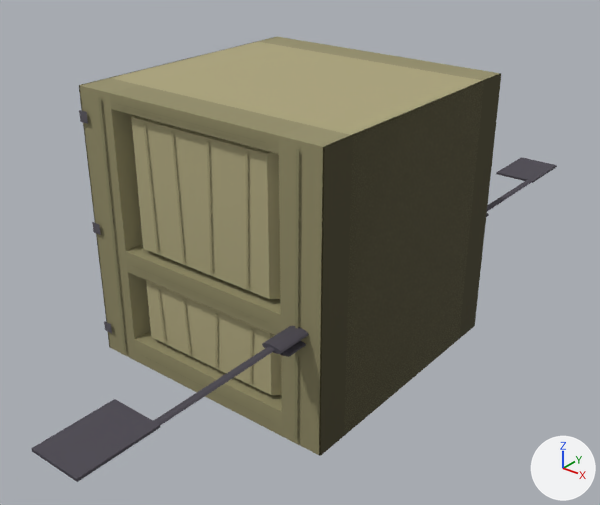
The glTF model assets/models/props/door_leaf_mid.glb as it was, and as the next commit left it.
The view is the same before and after, from a 50 mm lens placed at (1.73, -2.14, 1.19), pointed at (0.04, -0.03, -0.12). The lights are fixed; the arrows at lower right show +X, +Y and +Z. The first picture is the older version. Vertices at exactly the same position are counted once.

The first picture shows 'door_leaf_mid'.
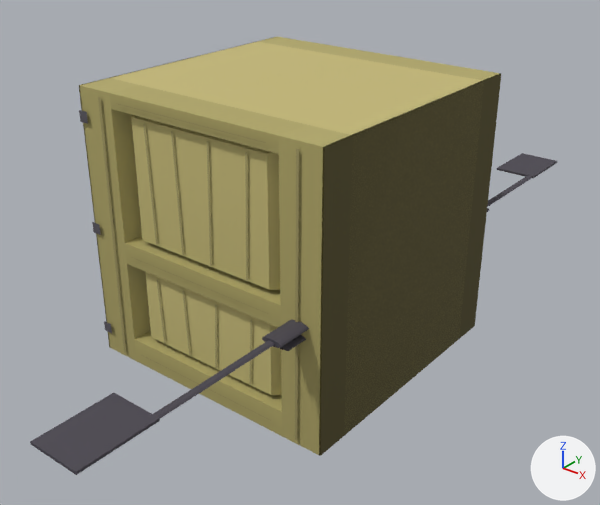
Edits to the scene script, one JSON object a line:
```json
{"block": "me_door_leaf_mid", "where": "me_door_leaf_mid.from_pydata(...)  # 448 vertices, 494 faces; spans x -0.53..0.5, y -1.31..1.31, z -0.5..0.5"}
{"block": "me_door_leaf_mid", "where": "# used by ob_door_leaf_mid; location = (0.0, 0.0, 0.0)"}
{"block": "me_door_leaf_mid", "change": "me_door_leaf_mid part 1: the loose piece of 12 vertices spanning x -0.35..0.35, y -0.5..-0.38, z -0.13..0.45 is scaled about its middle by (1, 1, 0.938), then moved by (0.0, 0.0, 0.02)"}
{"block": "me_door_leaf_mid", "change": "me_door_leaf_mid part 2: the loose piece of 4 vertices spanning x -0.31..0.31, y -0.51, z -0.09 is moved by (0.0, 0.0, 0.03)"}
{"block": "me_door_leaf_mid", "change": "me_door_leaf_mid part 3: the loose piece of 28 vertices spanning x 0.38..0.45, y -0.62..-0.5, z -0.09..-0.07 is moved by (0.0, 0.0, 0.02)"}
{"block": "me_door_leaf_mid", "change": "me_door_leaf_mid part 4: the loose piece of 12 vertices spanning x 0.4..0.43, y -1.19..-0.62, z -0.08 is moved by (0.0, 0.0, 0.02)"}
{"block": "me_door_leaf_mid", "change": "me_door_leaf_mid part 5: the loose piece of 8 vertices spanning x 0.26..0.43, y -1.31..-1.06, z -0.08 is moved by (0.0, 0.0, 0.02)"}
{"block": "me_door_leaf_mid", "change": "me_door_leaf_mid part 6: the loose piece of 24 vertices spanning x 0.39..0.44, y -0.57..-0.5, z -0.13..-0.11 is moved by (0.0, 0.0, 0.02)"}
{"block": "me_door_leaf_mid", "change": "me_door_leaf_mid part 7: the loose piece of 12 vertices spanning x 0.4..0.43, y 0.62..1.19, z -0.08 is moved by (0.0, 0.0, 0.02)"}
{"block": "me_door_leaf_mid", "change": "me_door_leaf_mid part 8: the loose piece of 8 vertices spanning x 0.26..0.43, y 1.06..1.31, z -0.08 is moved by (0.0, 0.0, 0.02)"}
{"block": "me_door_leaf_mid", "change": "me_door_leaf_mid part 9: 20 of the vertices in x -0.35..0.35, y -0.48..-0.38, z -0.16..-0.02 are moved by (0.0, 0.0, 0.03)"}
{"block": "me_door_leaf_mid", "change": "me_door_leaf_mid part 10: 132 faces centred in x -0.5..0.5, y -0.51..0.51, z -0.47..0.5 are repainted in the vertex colours; the middle colour goes from yellow #948e68 to yellow #a99f63"}
{"block": "me_door_leaf_mid", "change": "me_door_leaf_mid part 11: 58 faces centred in x -0.5..0.5, y -0.47..0.47, z -0.4..0.5 are repainted in the vertex colours; the middle colour goes from beige #aea67d to yellow #c6ba78"}
```

Location of each change, (x1, y1, x2, y2) in pixels of the pictures (600 x 505 px; the box of a moved part takes in the faces that stretch with it):
```json
{"object": "door_leaf_mid", "change": "reshaped, recoloured", "before": [31, 37, 557, 482], "after": [30, 37, 557, 475]}
{"part": 1, "of": "me_door_leaf_mid", "change": "moved or reshaped", "before": [126, 115, 281, 335], "after": [125, 115, 281, 327]}
{"part": 2, "of": "me_door_leaf_mid", "change": "moved or reshaped", "before": [132, 265, 268, 323], "after": [132, 257, 269, 314]}
{"part": 3, "of": "me_door_leaf_mid", "change": "moved or reshaped", "before": [262, 326, 309, 354], "after": [262, 320, 309, 348]}
{"part": 4, "of": "me_door_leaf_mid", "change": "moved or reshaped", "before": [153, 347, 275, 425], "after": [153, 341, 275, 418]}
{"part": 5, "of": "me_door_leaf_mid", "change": "moved or reshaped", "before": [31, 399, 160, 482], "after": [30, 393, 160, 475]}
{"part": 6, "of": "me_door_leaf_mid", "change": "moved or reshaped", "before": [282, 341, 306, 357], "after": [282, 335, 306, 351]}
{"part": 7, "of": "me_door_leaf_mid", "change": "moved or reshaped", "before": [487, 180, 532, 211], "after": [487, 176, 533, 207]}
{"part": 8, "of": "me_door_leaf_mid", "change": "moved or reshaped", "before": [496, 157, 557, 183], "after": [497, 153, 557, 178]}
{"part": 9, "of": "me_door_leaf_mid", "change": "moved or reshaped", "before": [143, 124, 282, 395], "after": [143, 124, 282, 395]}
{"part": 10, "of": "me_door_leaf_mid", "change": "recoloured", "before": [79, 37, 501, 456], "after": [79, 37, 501, 456]}
{"part": 11, "of": "me_door_leaf_mid", "change": "recoloured", "before": [111, 42, 484, 395], "after": [111, 42, 484, 395], "on screen": "beige to yellow"}
```
